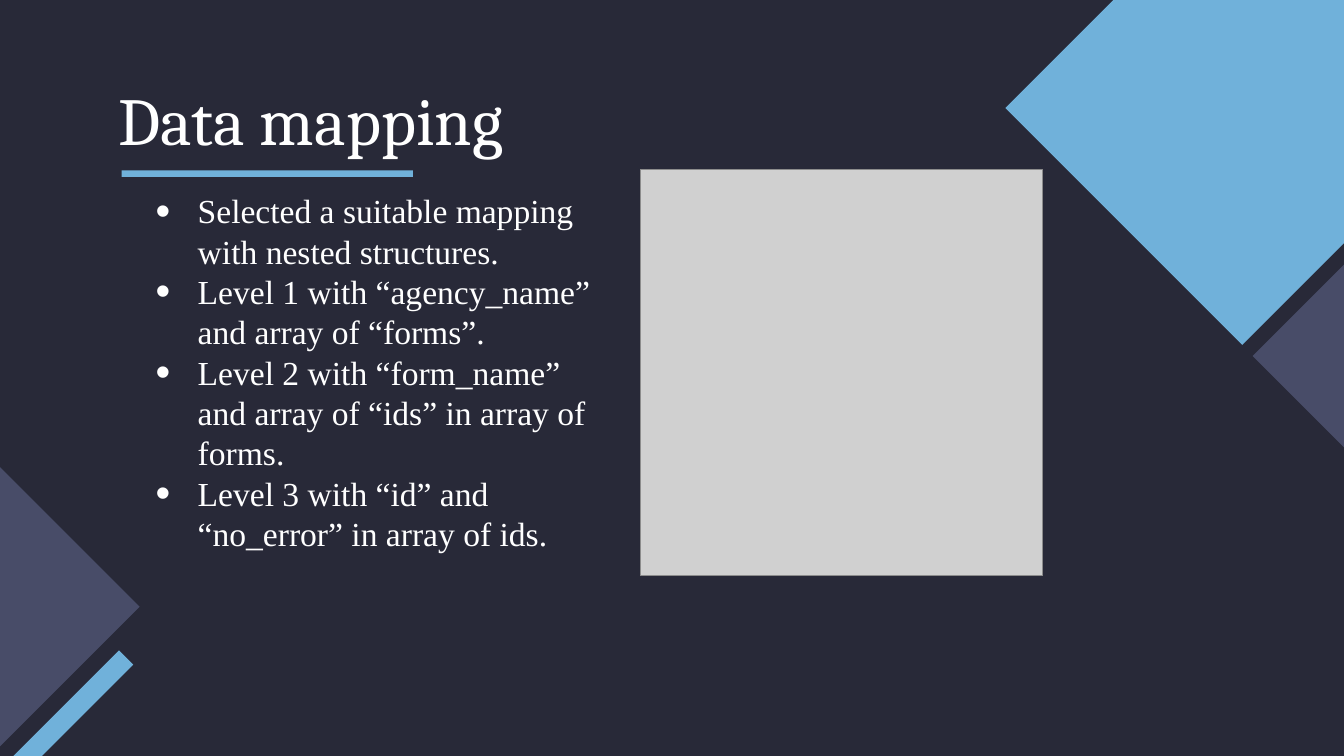
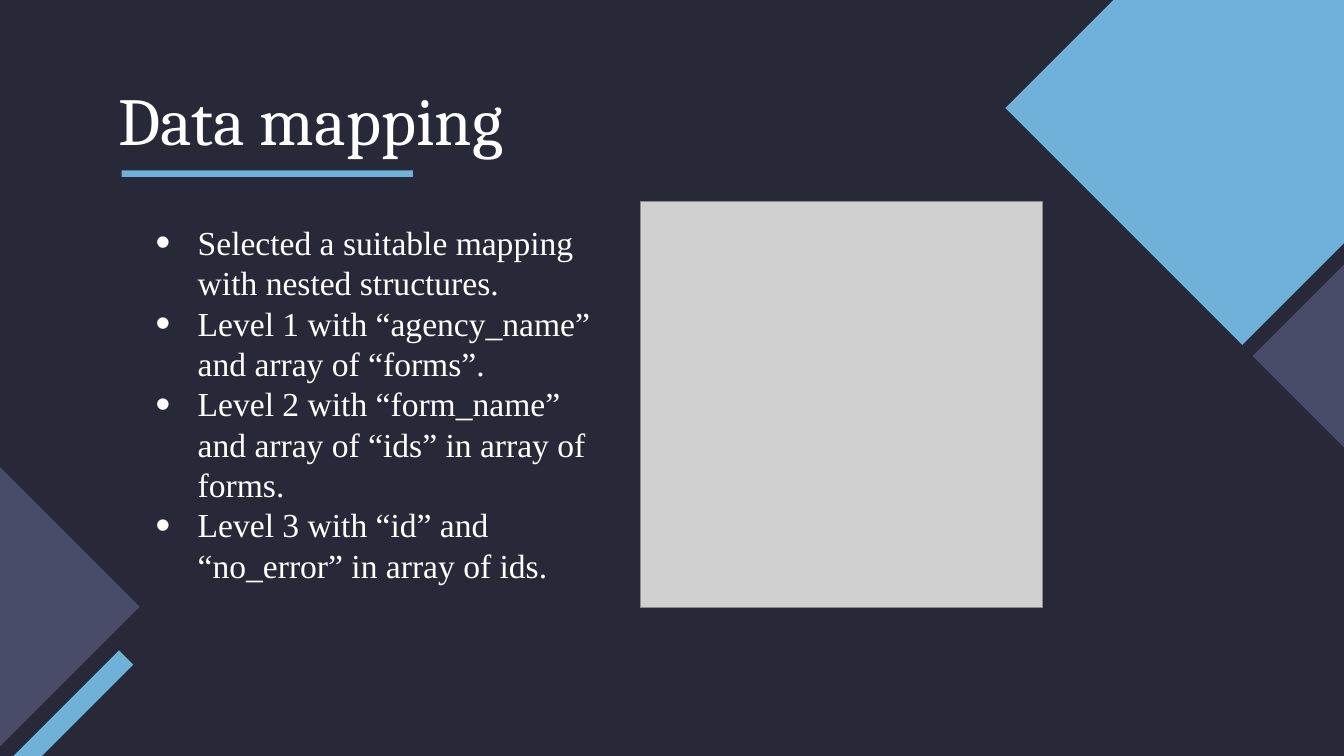
Before and after one commit to mehar-srinivas-chowdari/git-learning, a slide deck: slide 10 of presentation_to_seniors.pptx. Drawn at 1344x756 pixels with LibreOffice and Linux fonts; fonts in the diff are those of the drawing; grey boxes stand for pictures. Boxes give left, top, right and bottom in pixels: in the first picture for what was removed or moved away, otherwise in the second. Text is boxed around its words. In the diff, an @@ line names an element or a change of style, - is before the commit and + after.

```diff
--- a/presentation_to_seniors.pptx
+++ b/presentation_to_seniors.pptx
@@ text "Selected a suitable mapping with ..." moved from (x1=198, y1=199, x2=590, y2=553) to (x1=198, y1=231, x2=590, y2=584) @@
@@ picture moved from (x1=640, y1=169, x2=1042, y2=575) to (x1=640, y1=202, x2=1042, y2=607) @@
```
Also in this commit, not shown: 2 other slides changed.
